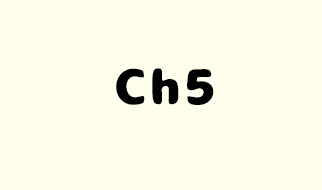
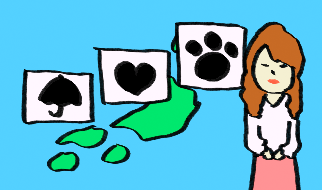
Layer changes from the first 322x190 image to the second:
removed layer "Ch5" over (x1=116, y1=68, x2=214, y2=105)
added group "Ch1" (1st of 2) with 13 layers above "Ch1" over (x1=0, y1=0, x2=322, y2=190)
added layer "レイヤー 16" in group "Ch1" over (x1=37, y1=31, x2=239, y2=118)
added layer "レイヤー 15" in group "Ch1" over (x1=267, y1=79, x2=280, y2=84)
added layer "レイヤー 9" (2nd of 3, in "Ch1") in group "Ch1" over (x1=238, y1=21, x2=306, y2=190)
added layer "レイヤー 11" (2nd of 2, in "Ch1") in group "Ch1" over (x1=21, y1=21, x2=248, y2=125)
added layer "レイヤー 10" (2nd of 2, in "Ch1") in group "Ch1" over (x1=47, y1=23, x2=232, y2=172)
added layer "レイヤー 9" (3rd of 3, in "Ch1") in group "Ch1" over (x1=0, y1=0, x2=322, y2=190)
added group "Ch1" (2nd of 2) with 5 layers above "背景" over (x1=0, y1=0, x2=322, y2=190)
added layer "レイヤー 3" (2nd of 2, in "Ch1") in group "Ch1" over (x1=22, y1=20, x2=245, y2=113)
added layer "レイヤー 2" (2nd of 2, in "Ch1") in group "Ch1" over (x1=10, y1=12, x2=255, y2=120)
added layer "レイヤー 1" (3rd of 4, in "Ch1") in group "Ch1" over (x1=18, y1=8, x2=320, y2=190)
added layer "レイヤー 4" in group "Ch1" over (x1=0, y1=0, x2=322, y2=190)
